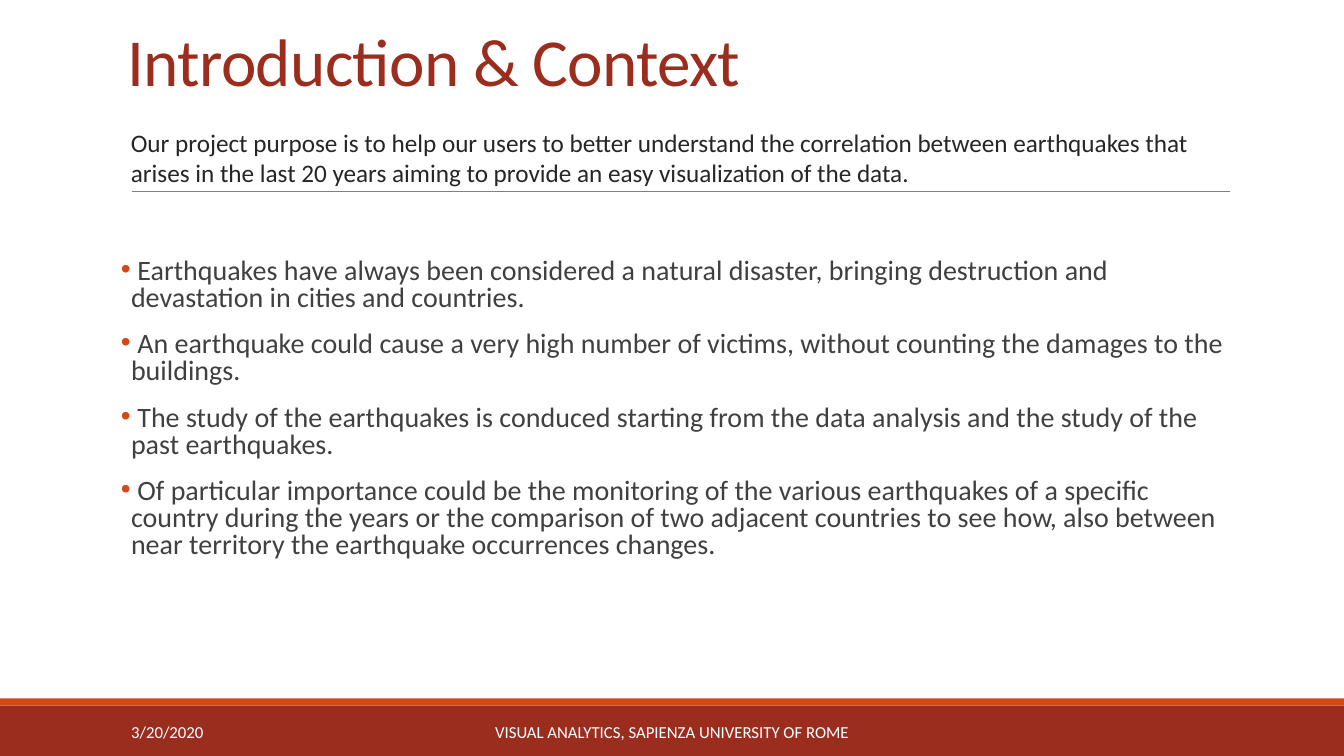
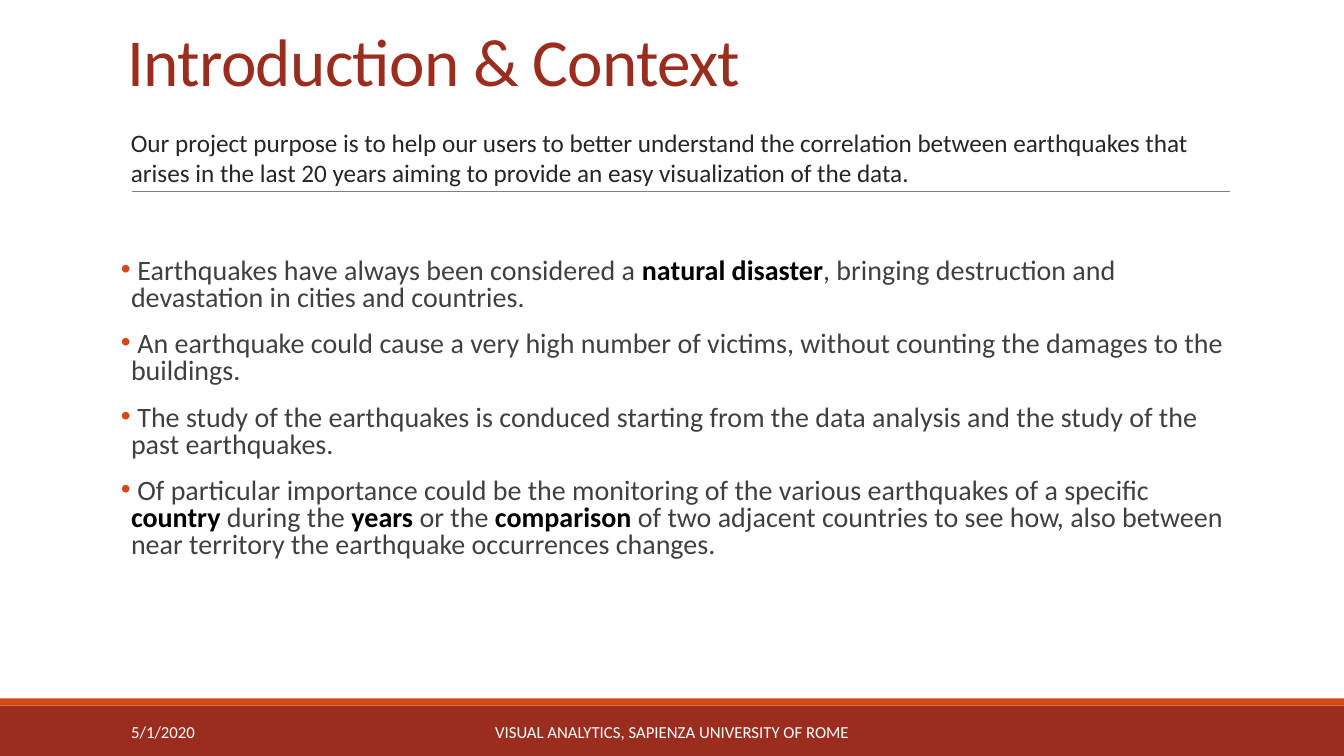
Before and after one commit to michaelcapponi/EarthquakesVA, a slide deck: slide 2 of docs/slides.pptx. Drawn at 1344x756 pixels with LibreOffice and Linux fonts; fonts in the diff are those of the drawing. Boxes give left, top, right and bottom in pixels: in the first picture for what was removed or moved away, otherwise in the second. Text is boxed around its words. In the diff, an @@ line names an element or a change of style, - is before the commit and + after.

```diff
--- a/docs/slides.pptx
+++ b/docs/slides.pptx
@@ text at [131,260,1222,559]: text colour #404040 to #000000, bold on in "natural disaster,", "country years comparison" @@
@@ text at [131,726,195,739]: text changed @@
-3/20/2020
+5/1/2020
```
Also in this commit, not shown: 9 other slides changed, 20 other files.
